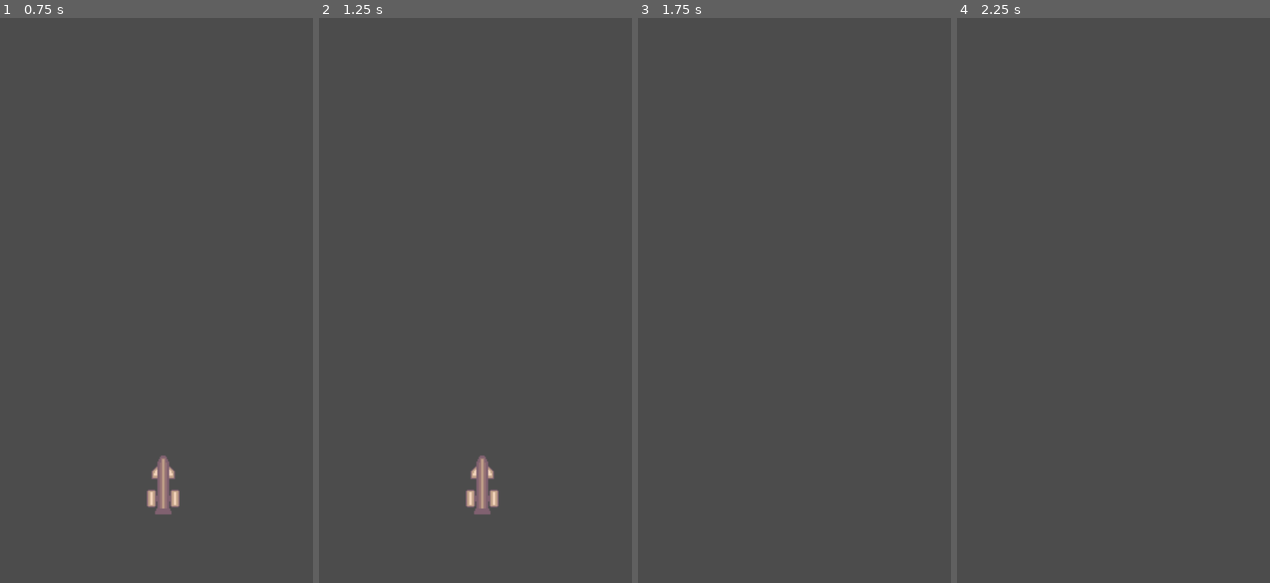
Above: before the commit, frames 1-4 (left to right).
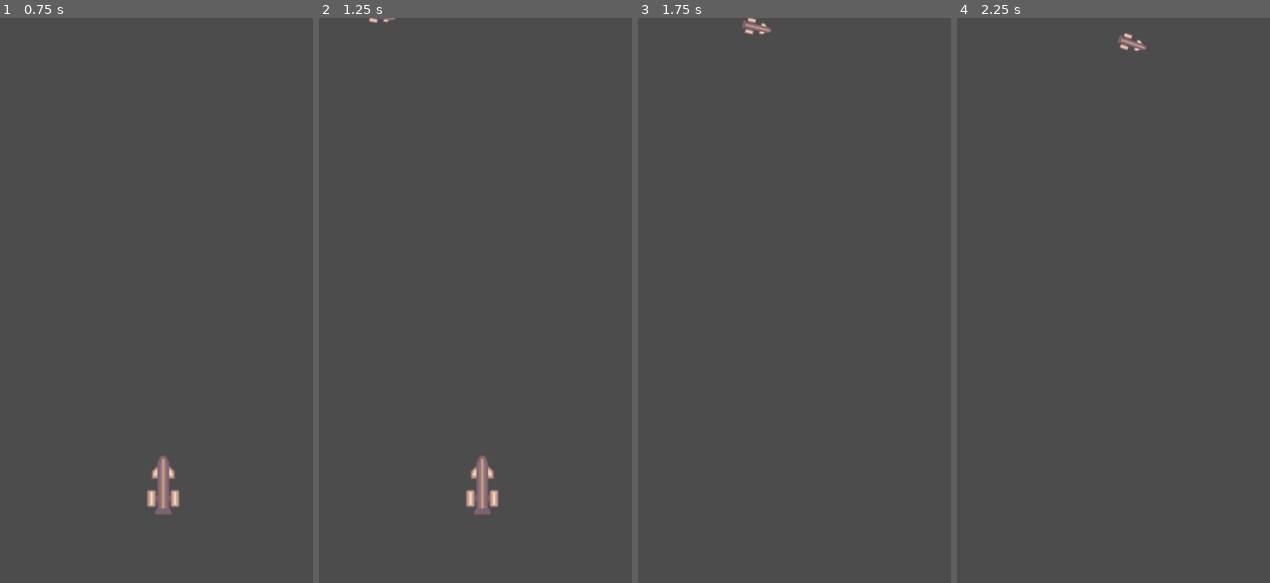
Above: after the commit, the same moments.

Repository: JLouhela/fgj2020
Game: Godot game, scene res://Main.tscn
The game is run twice, just before and just after one commit, with the same random seed, the same clock (stepped at 60 frames per second) and the same inputs.
Inputs (mouse positions are in pixels of both pictures, inside the frame that each line leads up to):
- Up to frame 1 (0.75 s): tap Enter at 0.5 s; move the mouse to (225, 272) at 0.52 s; click (225, 272) at 0.67 s
- Up to frame 2 (1.25 s): no input
- Up to frame 3 (1.75 s): tap Space at 1.25 s; drag from (728, 328) to (800, 486) at 1.27 s
- Up to frame 4 (2.25 s): move the mouse to (1141, 176) at 2.02 s; click (1141, 176) at 2.17 s

Frame 1 is identical in both runs. In frame 2, less than 0.1% of the frame differs, in the area x 15-25%, y 0-1%; in frame 3, 0.2%; in frame 4, 0.2%, in the area x 51-61%, y 2-6%.
Error before the commit: Invalid call. Nonexistent function 'instance' in base 'Nil'. (res://Main.gd:13)

Commit message:
add the damn enemy property to Main

Diff:
--- a/Main.tscn
+++ b/Main.tscn
@@ -1,11 +1,13 @@
-[gd_scene load_steps=4 format=2]
+[gd_scene load_steps=5 format=2]
 
 [ext_resource path="res://Main.gd" type="Script" id=1]
 [ext_resource path="res://Player.tscn" type="PackedScene" id=2]
 [ext_resource path="res://BulletSpawner.tscn" type="PackedScene" id=3]
+[ext_resource path="res://Enemy.tscn" type="PackedScene" id=4]
 
 [node name="Main" type="Node2D"]
 script = ExtResource( 1 )
+Enemy = ExtResource( 4 )
 
 [node name="Player" parent="." instance=ExtResource( 2 )]
 position = Vector2( 285.129, 795.469 )
